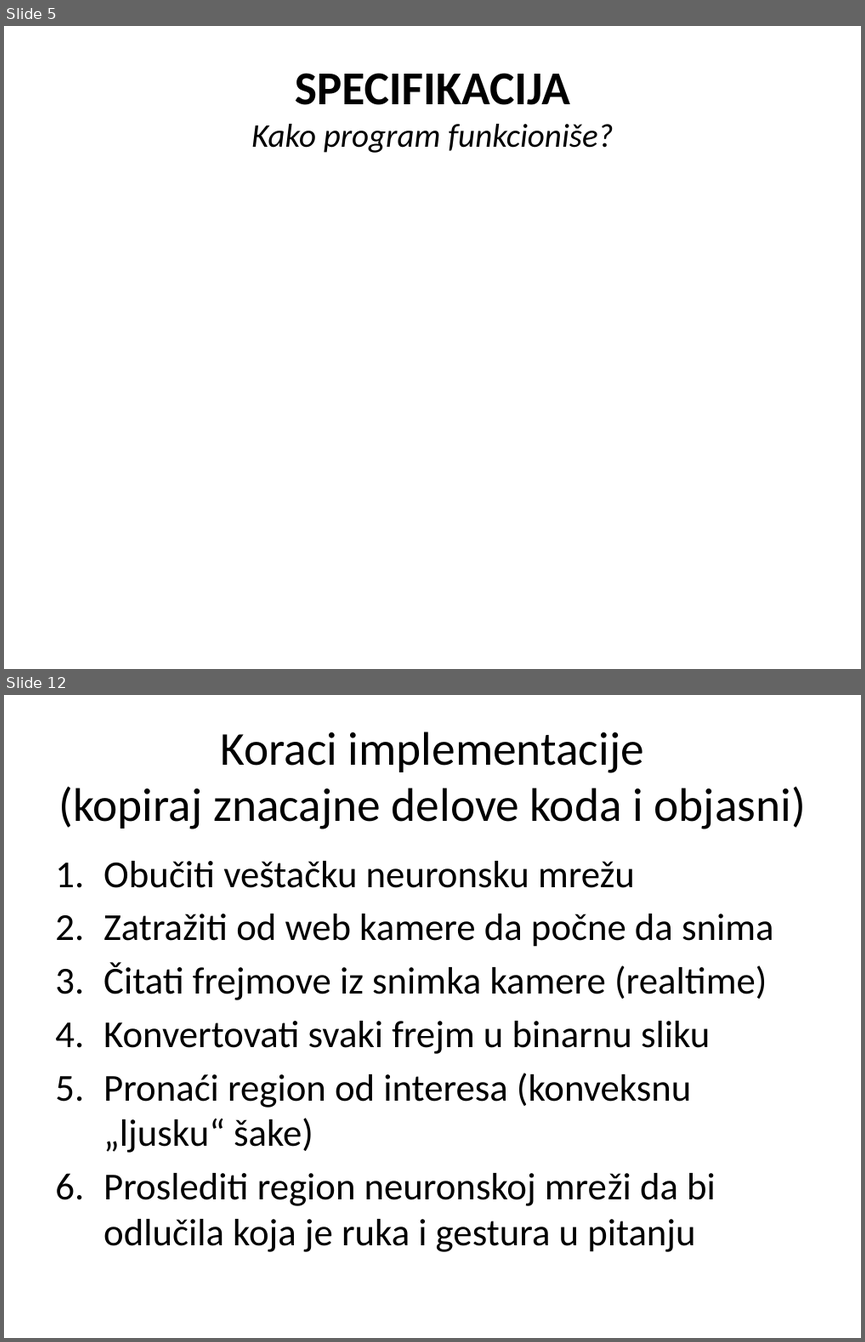
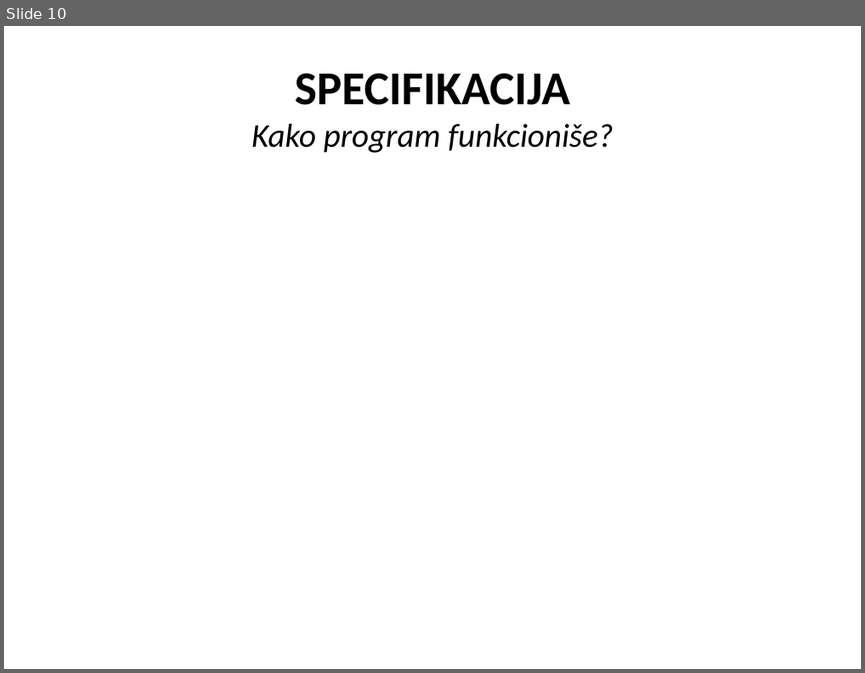
Before and after one commit to cLaki/UseTheForce, a slide deck: Upravljanje računarom na osnovu pokreta snimljenih web kamerom.pptx. Shown one above the other, each under a label of ours: slides 5 and 12 before the commit, slide 10 after it; the slides between them are not shown. The pictures are 865x1342 and 865x673 pixels, drawn with LibreOffice and Linux fonts; fonts in the diff are those of the drawing; grey boxes stand for pictures. Boxes give left, top, right and bottom in pixels: in the first picture for what was removed or moved away, otherwise in the second. Text is boxed around its words. In the diff, an @@ line names an element or a change of style, - is before the commit and + after.

```diff
--- a/Upravljanje računarom na osnovu pokreta snimljenih web kamerom.pptx
+++ b/Upravljanje računarom na osnovu pokreta snimljenih web kamerom.pptx
@@ slide 12 removed at bbox=[4, 695, 861, 1338], background #FFFFFF @@
@@ title removed at bbox=[58, 732, 806, 829] @@
-Koraci implementacije
-(kopiraj znacajne delove koda i objasni)
@@ text removed at bbox=[103, 861, 774, 1252] @@
-1. Obučiti veštačku neuronsku mrežu
-2. Zatražiti od web kamere da počne da snima
-3. Čitati frejmove iz snimka kamere (realtime)
-4. Konvertovati svaki frejm u binarnu sliku
-5. Pronaći region od interesa (konveksnu „ljusku“ šake)
-6. Proslediti region neuronskoj mreži da bi odlučila koja je ruka i gestura u pitanju
@@ what was slide 5 is now slide 10 @@
```
Also in this commit, not shown: 9 slides changed, 6 slides added, 3 other slides removed, 16 other files.
